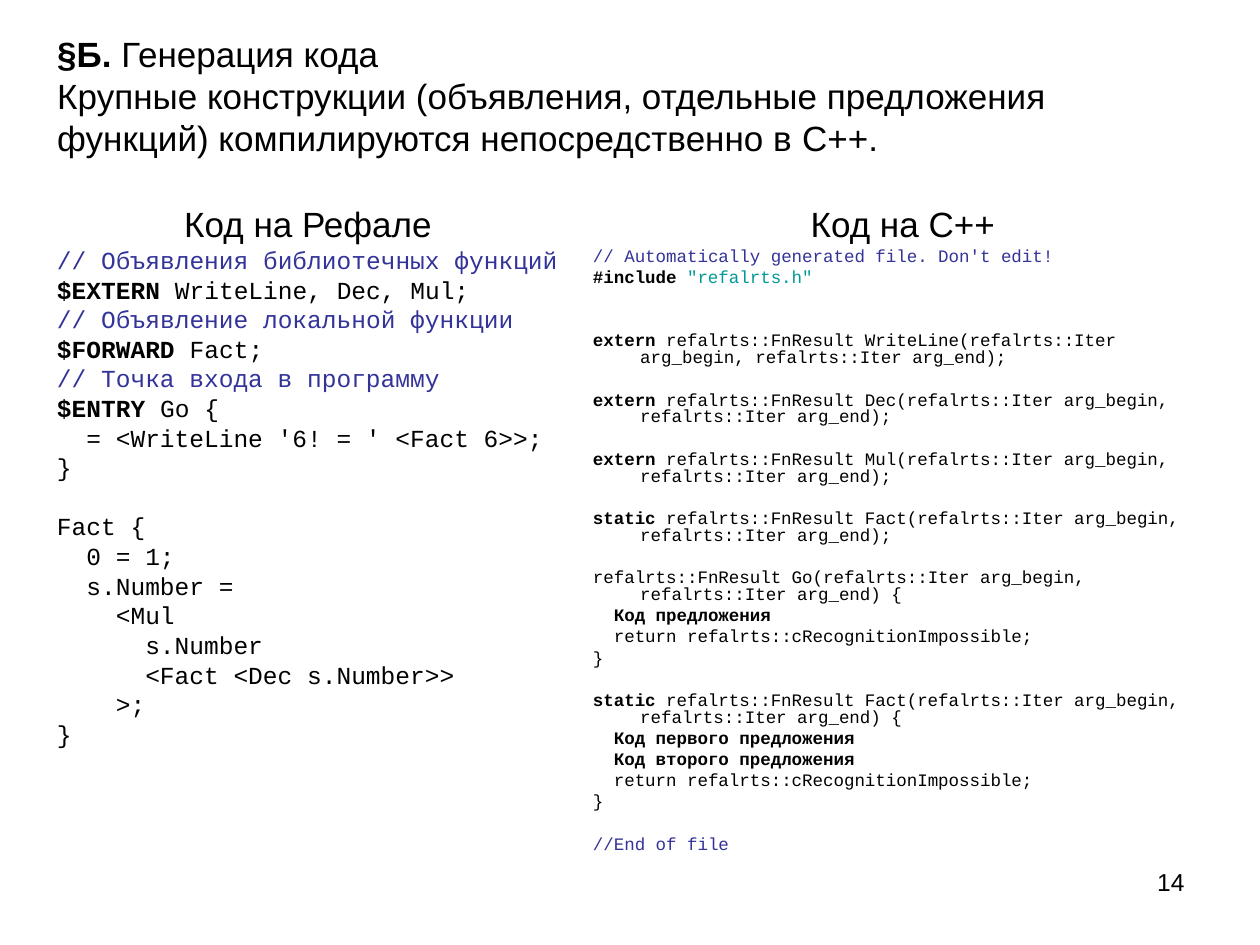
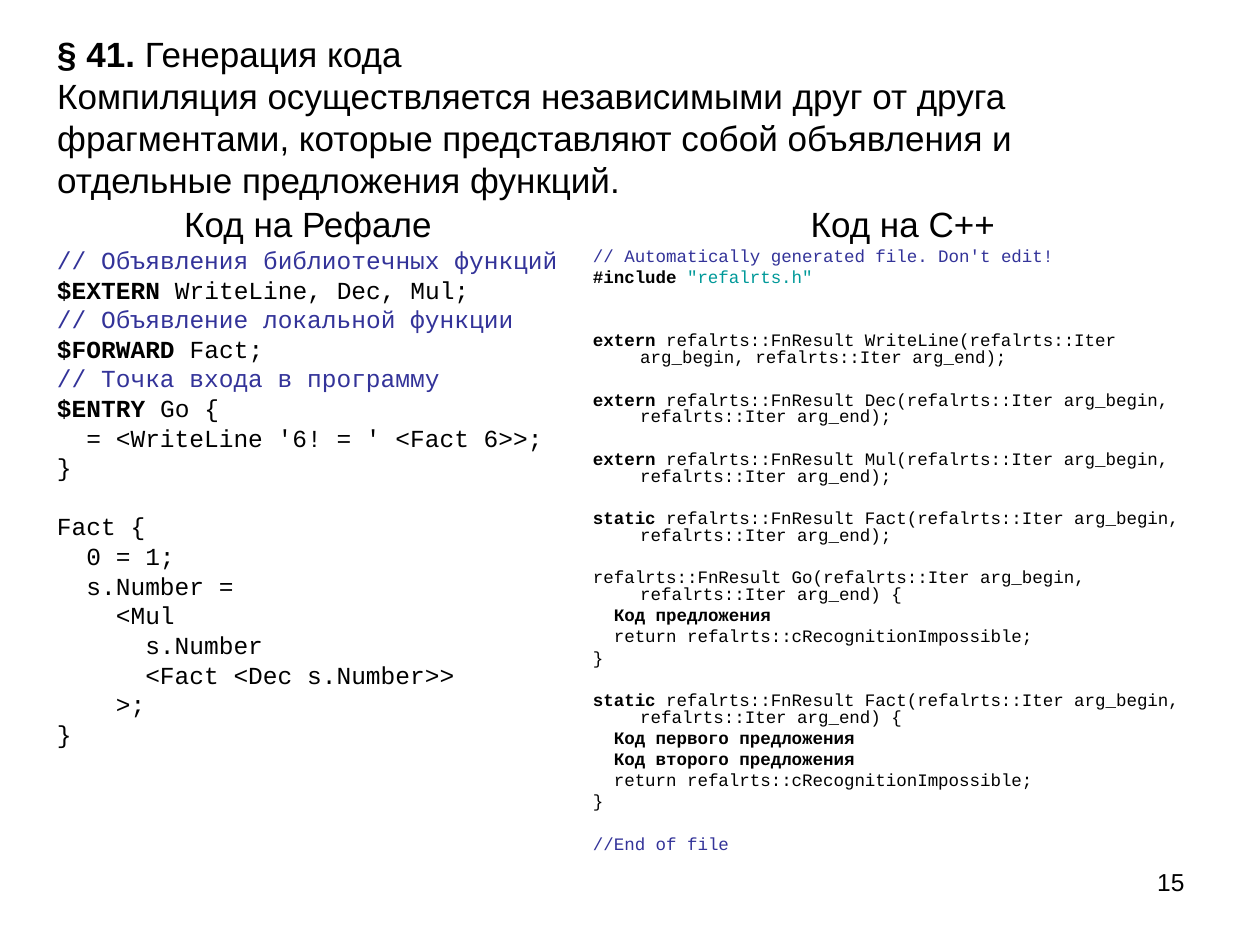
Before and after one commit to Mazdaywik/Refal-05, a slide deck: slide 15 of doc/Компилятор Простого Рефала.ppt (slide 14 before the commit). Drawn at 1260x945 pixels with LibreOffice and Linux fonts; fonts in the diff are those of the drawing. Boxes give left, top, right and bottom in pixels: in the first picture for what was removed or moved away, otherwise in the second. Text is boxed around its words. In the diff, an @@ line names an element or a change of style, - is before the commit and + after.

```diff
--- a/doc/Компилятор Простого Рефала.ppt
+++ b/doc/Компилятор Простого Рефала.ppt
@@ title at (57,43,1012,200): text changed @@
-§Б. Генерация кода
-Крупные конструкции (объявления, отдельные предложения функций) компилируются непосредственно в C++.
+§ 41. Генерация кода
+Компиляция осуществляется независимыми друг от друга фрагментами, которые представляют собой объявления и отдельные предложения функций.
@@ page number at (1157,874,1184,892): text changed @@
-14
+15
```
Also in this commit, not shown: 13 other slides changed, 16 slides added, 4 slides removed, 3 other files.
